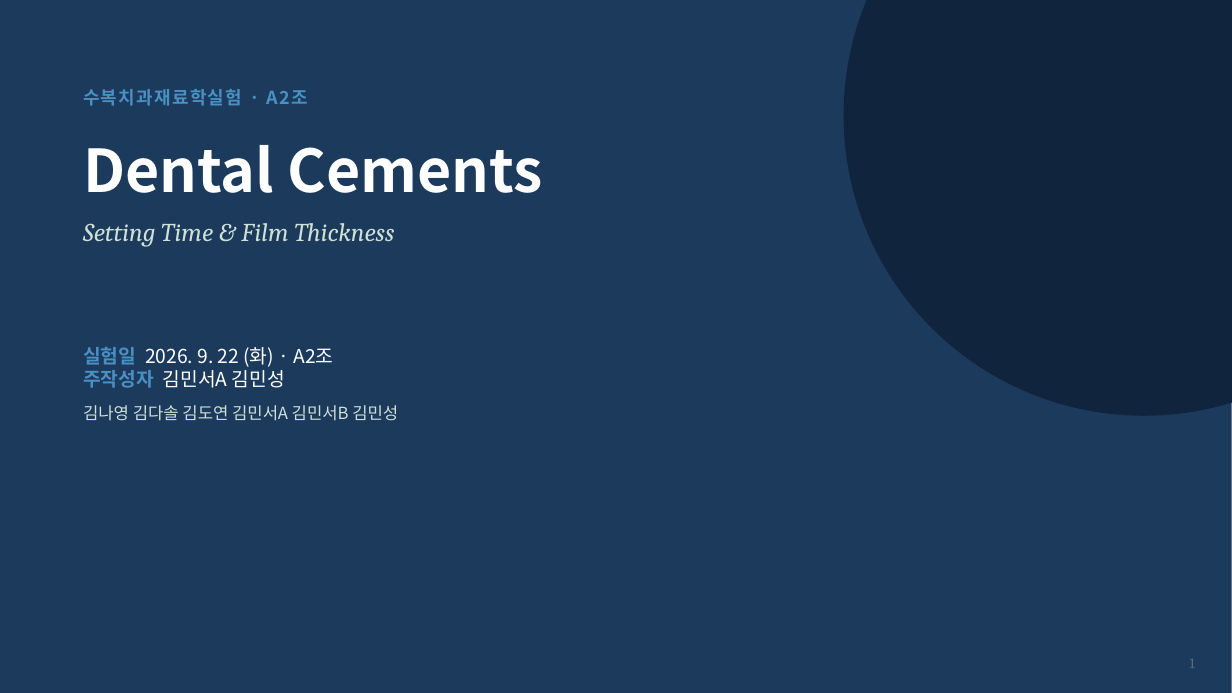
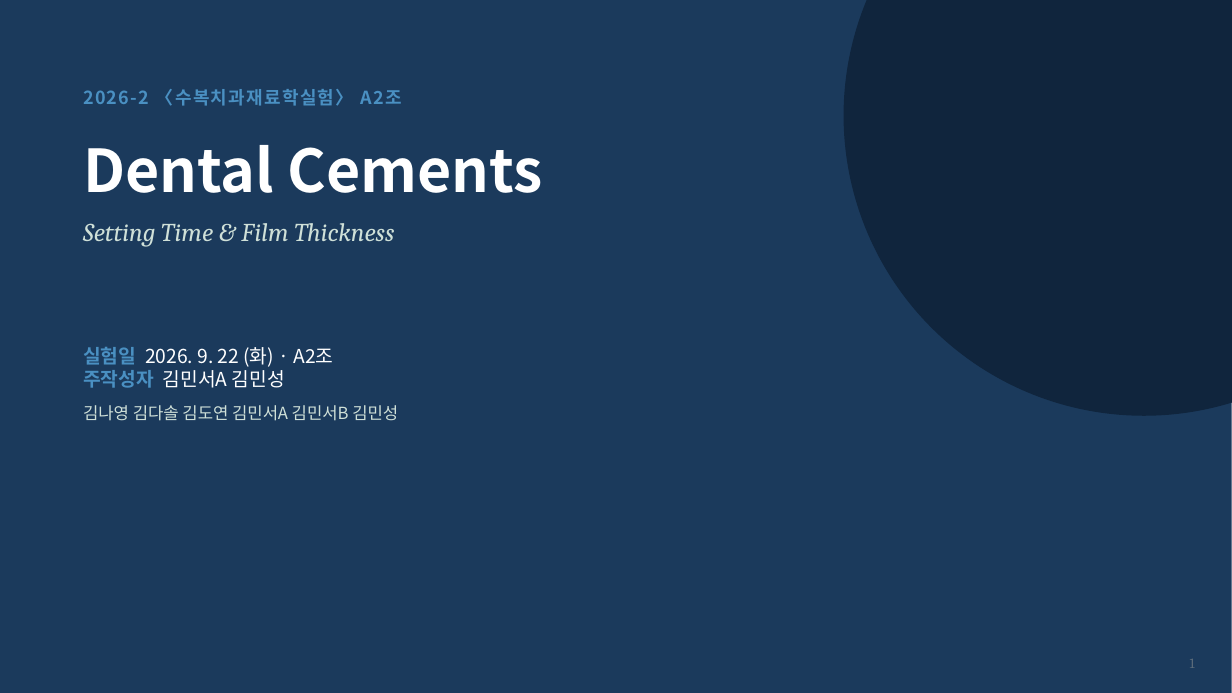
Before and after one commit to yojokem/-, a slide deck: slide 1 of 수복치과재료학실험/수복치과재료학실험_DentalCements_20260922.pptx. Drawn at 1232x693 pixels with LibreOffice and Linux fonts; fonts in the diff are those of the drawing. Boxes give left, top, right and bottom in pixels: in the first picture for what was removed or moved away, otherwise in the second. Text is boxed around its words. In the diff, an @@ line names an element or a change of style, - is before the commit and + after.

```diff
--- a/수복치과재료학실험/수복치과재료학실험_DentalCements_20260922.pptx
+++ b/수복치과재료학실험/수복치과재료학실험_DentalCements_20260922.pptx
@@ text at (83, 89, 402, 106): text changed @@
-수복치과재료학실험 · A2조
+2026-2 〈수복치과재료학실험〉 A2조
```
Also in this commit, not shown: 11 other slides changed, 3 other files.
